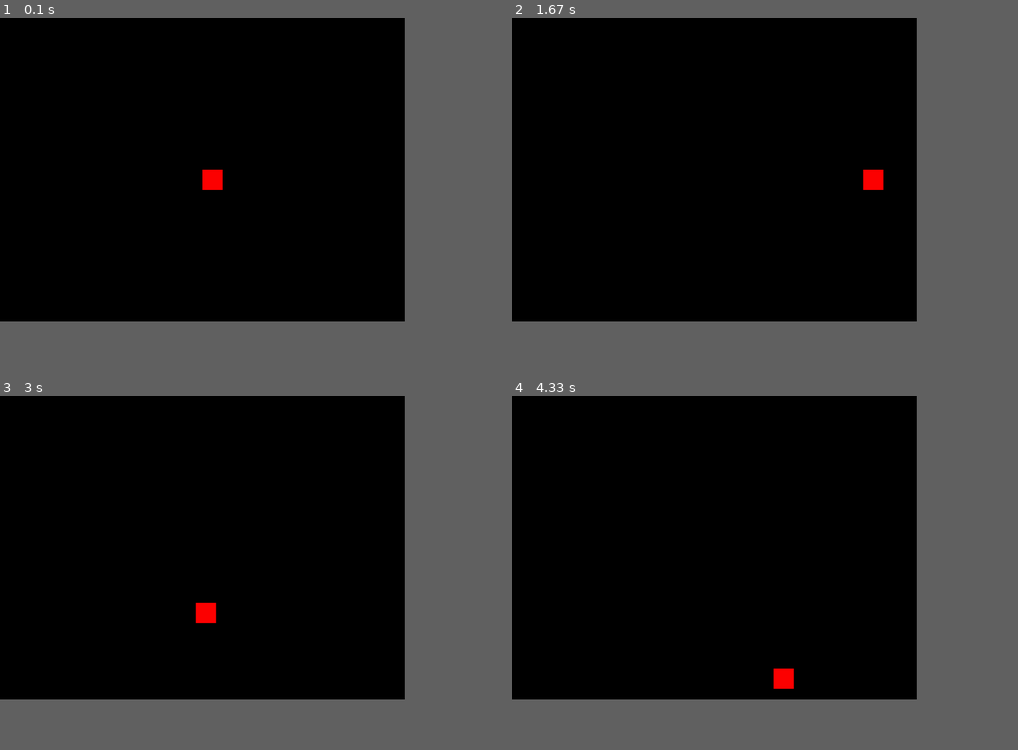
Above: before the commit, frames 1-4 (two rows, left to right).
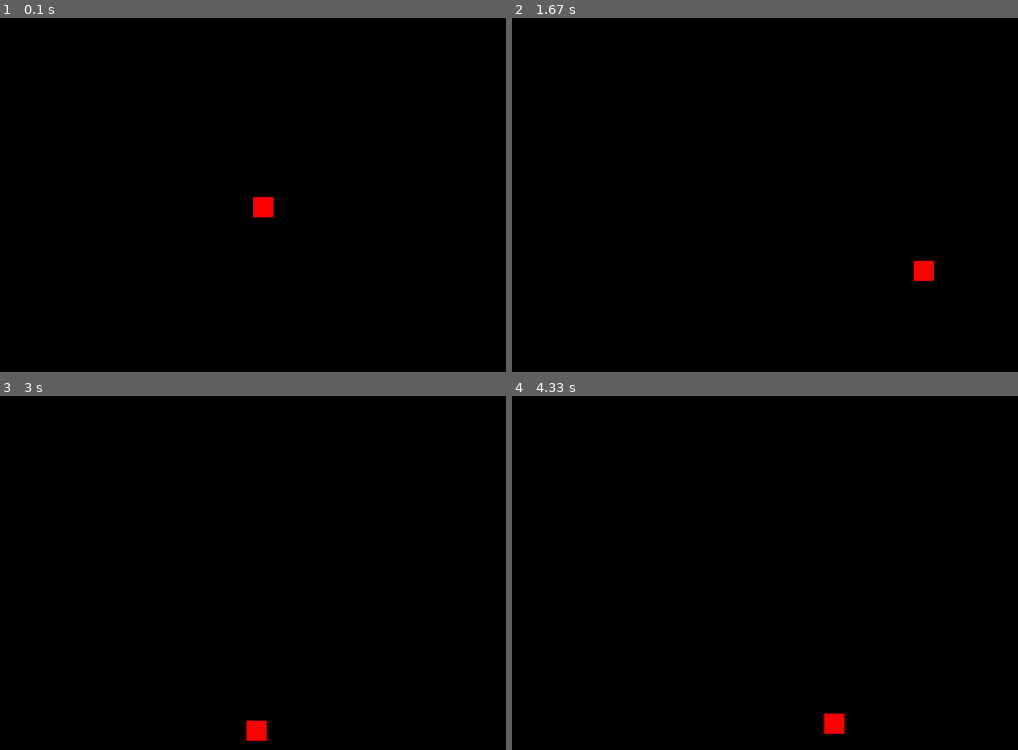
Above: after the commit, the same moments.

Repository: phrogpin/random-lil-projects
Game: pygame game, started from CODE/my own stuff/python stuff/garbage stuff in tkinter/game test.py
The game is run twice, just before and just after one commit, with the same random seed, the same clock (stepped at 60 frames per second) and the same inputs.
Inputs:
- Up to frame 1 (0.1 s): no input
- Up to frame 2 (1.67 s): tap Space at 0.33, 0.73, 1.03, 1.23, 1.53 s; hold D 0.67-1.13 s; hold D 1.17-1.63 s
- Up to frame 3 (3 s): hold A 1.67-2.2 s; tap Space at 1.73, 2.03, 2.3, 2.63, 2.93 s; hold S 2.23-2.53 s; hold A 2.57-2.97 s
- Up to frame 4 (4.33 s): hold D 3-3.63 s; tap Space at 3.07, 3.37, 3.73, 4.13 s; hold S 3.67-4.03 s; hold A from 4.07 s (still down)
In our replay, the window is 720x540 before the commit and 900x630 after it. These sizes can differ from the game's own. Grey fills any space a smaller window leaves; there, only what the larger window draws over its background counts as a difference.

The runs differ from the first frame. In frame 1, 0.5% of the frame differs, in the area x 40-54%, y 42-57%; in frame 2, 0.5%; in frame 3, 0.5%, in the area x 38-53%, y 58-98%; in frame 4, 0.5%.

Commit message:
Update game test.py
alright i added gravity and jumping to the initial game movement for the future 2d game my friends are making

Diff:
--- a/CODE/my own stuff/python stuff/garbage stuff in tkinter/game test.py
+++ b/CODE/my own stuff/python stuff/garbage stuff in tkinter/game test.py
@@ -1,27 +1,32 @@
 import pygame
 import sys
 
-# Initialize Pygame
+# pygame initialization
 pygame.init()
 
-# Screen settings
-screen_width = 800
-screen_height = 600
+# window variables
+screen_width = 1000
+screen_height = 700
 screen = pygame.display.set_mode((screen_width, screen_height))
 pygame.display.set_caption("Character Movement")
 
-# Character settings
+# character variables
 character_width = 40
 character_height = 40
 character_x = screen_width // 2
 character_y = screen_height // 2
 walk_speed = 5
+#jump_force = 10
+gravity = 0.5
 friction = 0.2
 
-# Create a clock object to control the frame rate
+# clock object to control framerate
 clock = pygame.time.Clock()
 
-# Game loop
+# character state
+is_jumping = False
+
+# game loop
 running = True
 velocity = [0, 0]
 
@@ -30,7 +35,7 @@
         if event.type == pygame.QUIT:
             running = False
 
-    # Handle user input
+    # handles user input for character movement
 
     keys = pygame.key.get_pressed()
     if keys[pygame.K_a]:
@@ -40,30 +45,42 @@
     else:
         velocity[0] *= (1 - friction)
 
-    if keys[pygame.K_w]:
-        velocity[1] = -walk_speed
-    elif keys[pygame.K_s]:
+    if keys[pygame.K_s]:
         velocity[1] = walk_speed
     else:
         velocity[1] *= (1 - friction)
 
+    # handles jumping
+    if keys[pygame.K_SPACE] and not is_jumping:
+        velocity[1] = -10
+        is_jumping = True
+
     character_x += velocity[0]
     character_y += velocity[1]
 
-    # Clear the screen
+    # clears the screen
     screen.fill((0, 0, 0))
 
     # restrict character within the screen boundaries
     character_x = max(0, min(screen_width - character_width, character_x))
     character_y = max(0 ,min(screen_height - character_height, character_y))
 
-    # Draw the character
+    # gravity
+    if character_y >= screen_height - character_height:
+        character_y = screen_height - character_height
+        velocity[1] = 0
+        is_jumping = False
+
+    # apply gravity
+    velocity[1] += gravity
+
+    # draws the block character
     pygame.draw.rect(screen, (255, 0, 0), (character_x, character_y, character_width, character_height))
 
-    # Update the display
+    # updates the display for the game
     pygame.display.update()
 
-    # Limit the frame rate
+    # limits the framerate to 60 fps
     clock.tick(60)
 
 pygame.quit()
